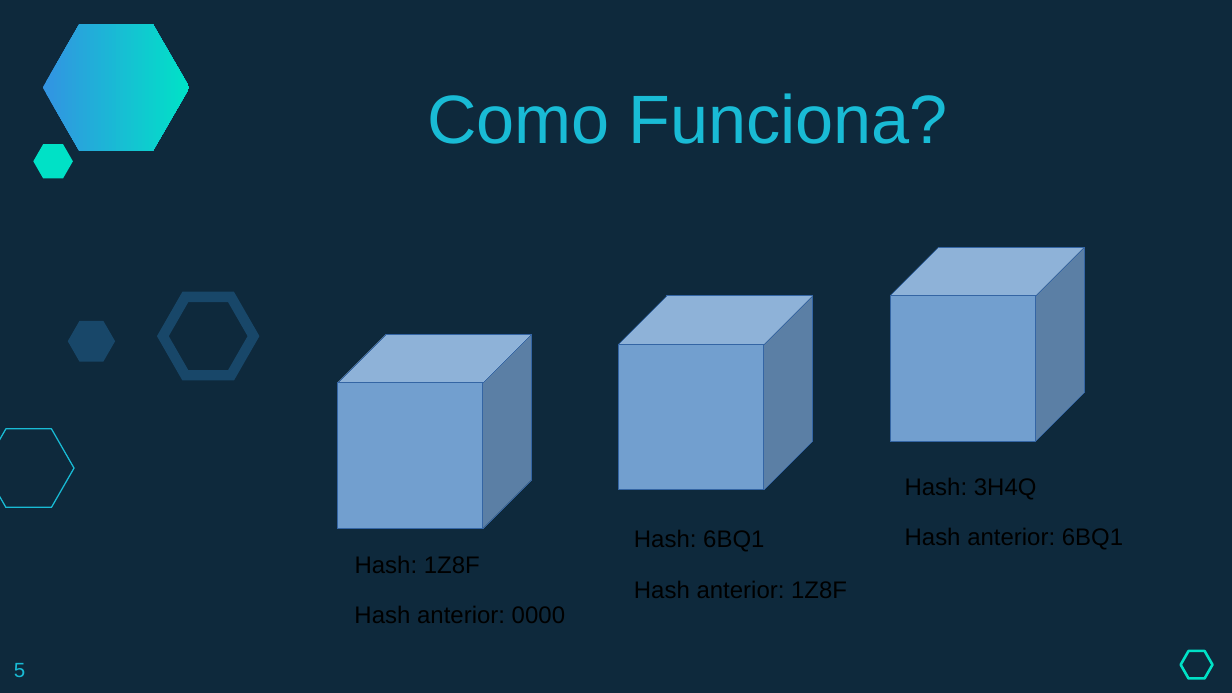
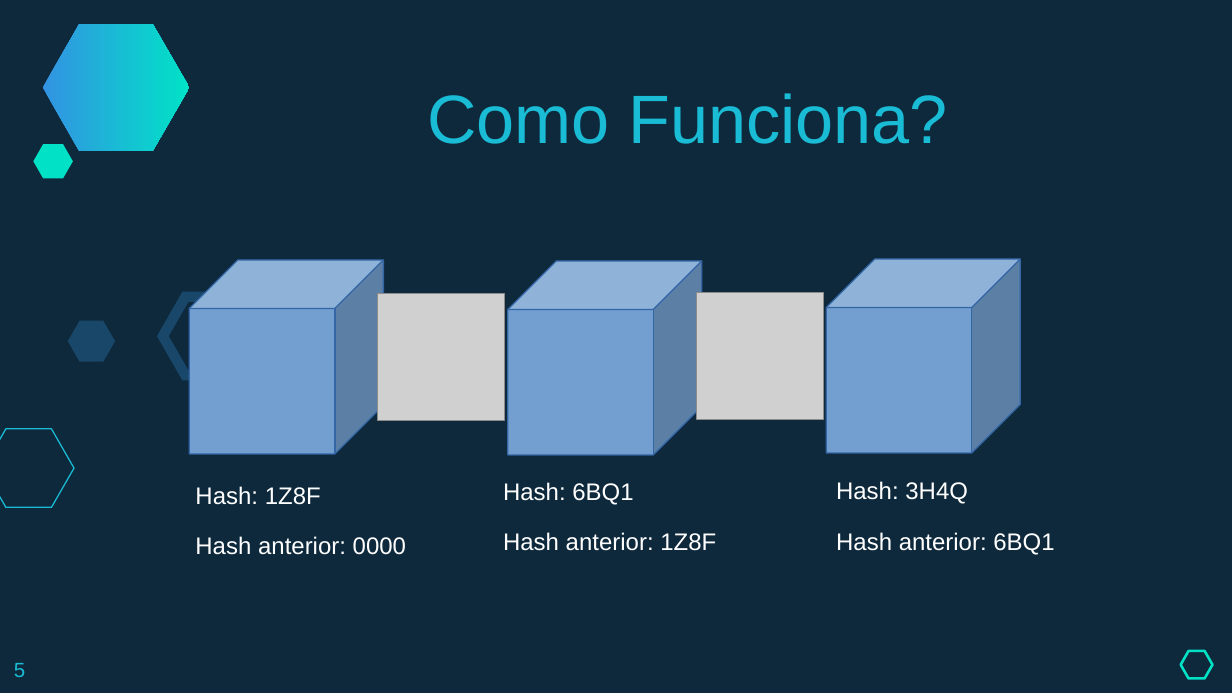
Before and after one commit to dmfrodrigues/feup-pf-proj, a slide deck: slide 5 of apresentacao/apresentacao_grupo_4.pptx. Drawn at 1232x693 pixels with LibreOffice and Linux fonts; fonts in the diff are those of the drawing; grey boxes stand for pictures. Boxes give left, top, right and bottom in pixels: in the first picture for what was removed or moved away, otherwise in the second. Text is boxed around its words. In the diff, an @@ line names an element or a change of style, - is before the commit and + after.

```diff
--- a/apresentacao/apresentacao_grupo_4.pptx
+++ b/apresentacao/apresentacao_grupo_4.pptx
@@ group added at (x1=190, y1=260, x2=383, y2=453): 4 freeform shapes @@
@@ group added at (x1=508, y1=261, x2=701, y2=455): 4 freeform shapes @@
@@ group added at (x1=827, y1=259, x2=1020, y2=452): 4 freeform shapes @@
@@ cube removed at (x1=890, y1=248, x2=1083, y2=441) @@
@@ hexagon removed at (x1=163, y1=297, x2=254, y2=376) @@
@@ freeform shape added at (x1=163, y1=297, x2=254, y2=376), outline #184769 6.01 pt @@
@@ picture added at (x1=377, y1=293, x2=504, y2=420) @@
@@ cube removed at (x1=618, y1=296, x2=812, y2=489) @@
@@ picture added at (x1=696, y1=292, x2=823, y2=419) @@
@@ cube removed at (x1=338, y1=335, x2=531, y2=529) @@
@@ text added at (x1=195, y1=486, x2=321, y2=505), 14 pt, text #FFFFFF @@
+Hash: 1Z8F
@@ text added at (x1=503, y1=482, x2=633, y2=505), 14 pt, text #FFFFFF @@
+Hash: 6BQ1
@@ text added at (x1=836, y1=481, x2=968, y2=504), 14 pt, text #FFFFFF @@
+Hash: 3H4Q
@@ text added at (x1=195, y1=536, x2=406, y2=555), 14 pt, text #FFFFFF @@
+Hash anterior: 0000
@@ text added at (x1=503, y1=532, x2=716, y2=551), 14 pt, text #FFFFFF @@
+Hash anterior: 1Z8F
@@ text added at (x1=836, y1=532, x2=1054, y2=555), 14 pt, text #FFFFFF @@
+Hash anterior: 6BQ1
```
Also in this commit, not shown: 22 other slides changed, 2 slides removed.
